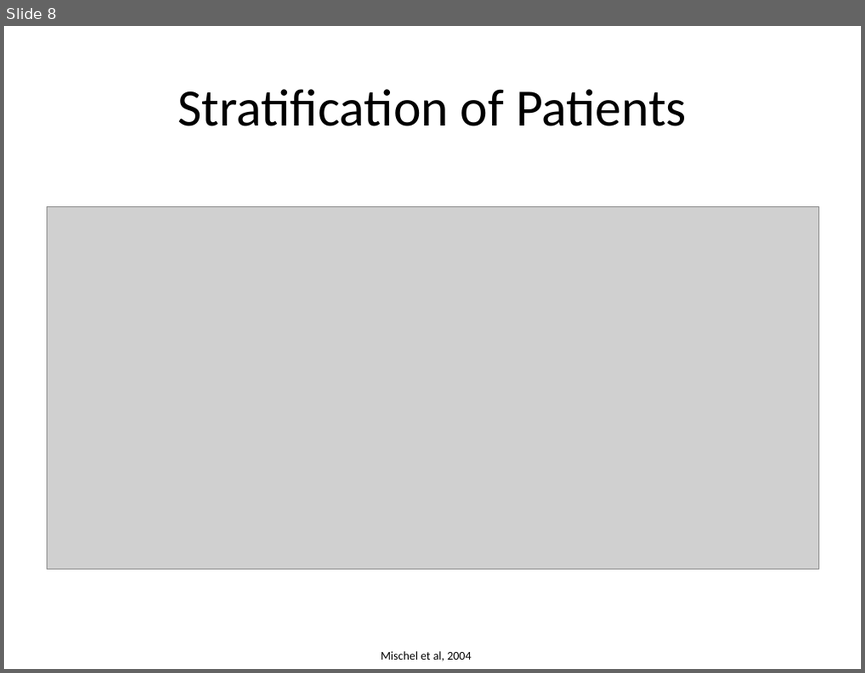
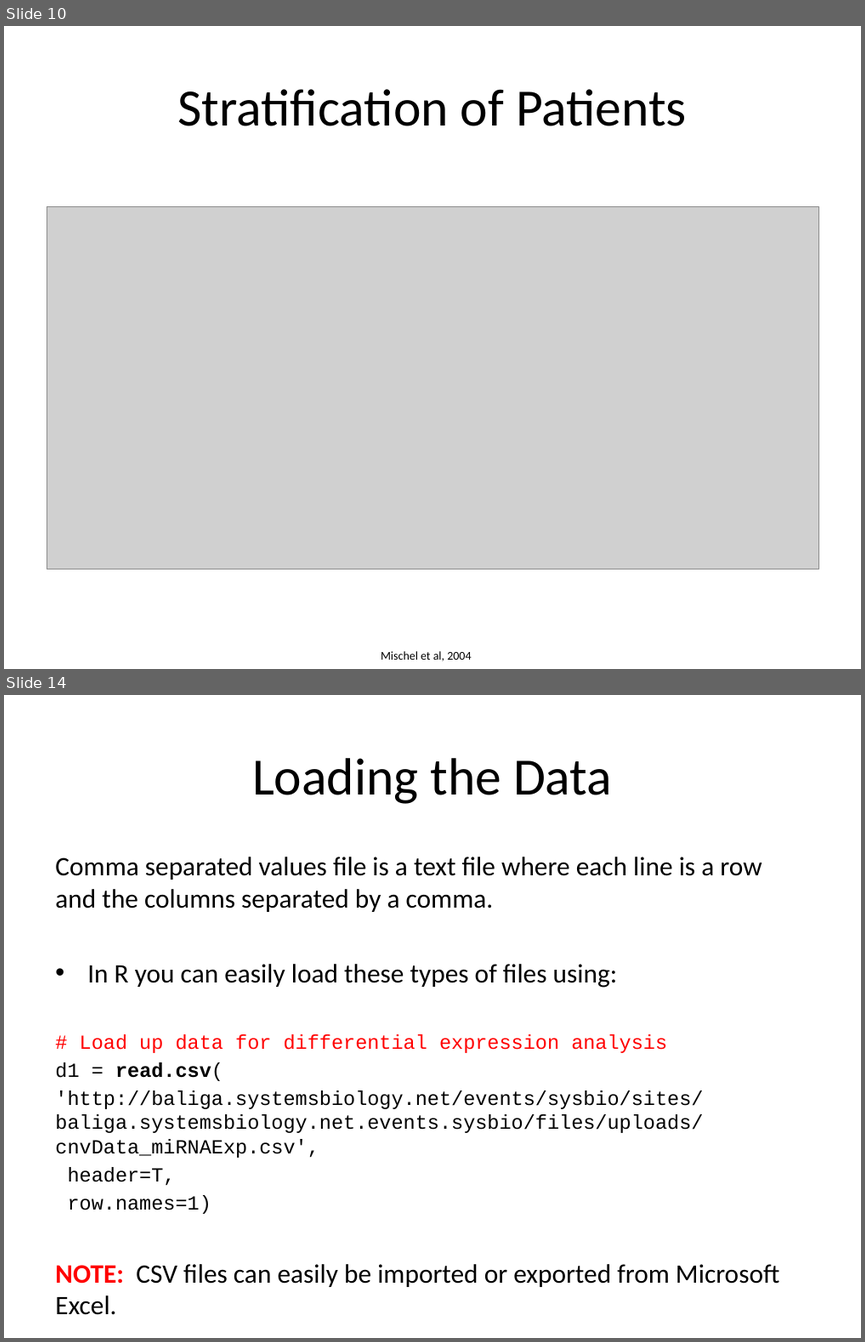
Before and after one commit to cplaisier/isbIntoSysBio, a slide deck: inferringBiologicallyMeaningfulRelationships.pptx. Shown one above the other, each under a label of ours: slide 8 before the commit, slides 10 and 14 after it; the slides between them are not shown. The pictures are 865x673 and 865x1342 pixels, drawn with LibreOffice and Linux fonts; fonts in the diff are those of the drawing; grey boxes stand for pictures. Boxes give left, top, right and bottom in pixels: in the first picture for what was removed or moved away, otherwise in the second. Text is boxed around its words. In the diff, an @@ line names an element or a change of style, - is before the commit and + after.

Commit message:
Final Versions
After doing these sections.

```diff
--- a/inferringBiologicallyMeaningfulRelationships.pptx
+++ b/inferringBiologicallyMeaningfulRelationships.pptx
@@ slide 14 added at bbox=[4, 695, 861, 1338], background #FFFFFF @@
@@ title added at bbox=[252, 758, 612, 804], 44 pt, text #000000 @@
+Loading the Data
@@ text added at bbox=[55, 857, 779, 1283], 16.8 pt, text #000000 @@
+Comma separated values file is a text file where each line is a row and the columns separated by a comma.
+• In R you can easily load these types of files using:
+# Load up data for differential expression analysis
+d1 = read.csv(
+'http://baliga.systemsbiology.net/events/sysbio/sites/baliga.systemsbiology.net.events.sysbio/files/uploads/cnvData_miRNAExp.csv',
+header=T,
+row.names=1)
+NOTE: CSV files can easily be imported or exported from Microsoft Excel.
@@ what was slide 8 is now slide 10 @@
```
Also in this commit, not shown: 45 other slides added, 4 slides removed, 9 other files.
